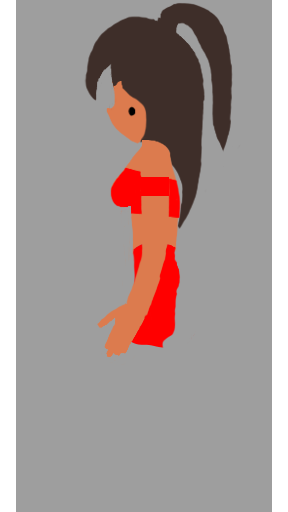
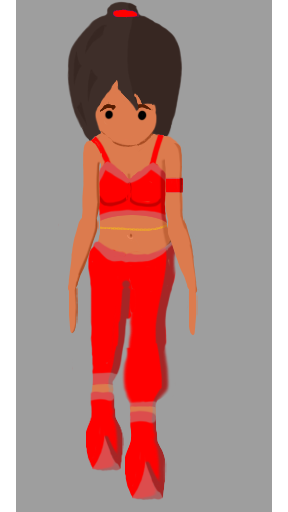
Revision of a layered 288×512 image; what changed, layer by layer:
hid group "side_D" (50 layers) over [58, 2, 240, 500]
showed group "front" (93 layers) over [58, 1, 240, 500]
showed "Calque 25", painted on it over [67, 1, 203, 166]
